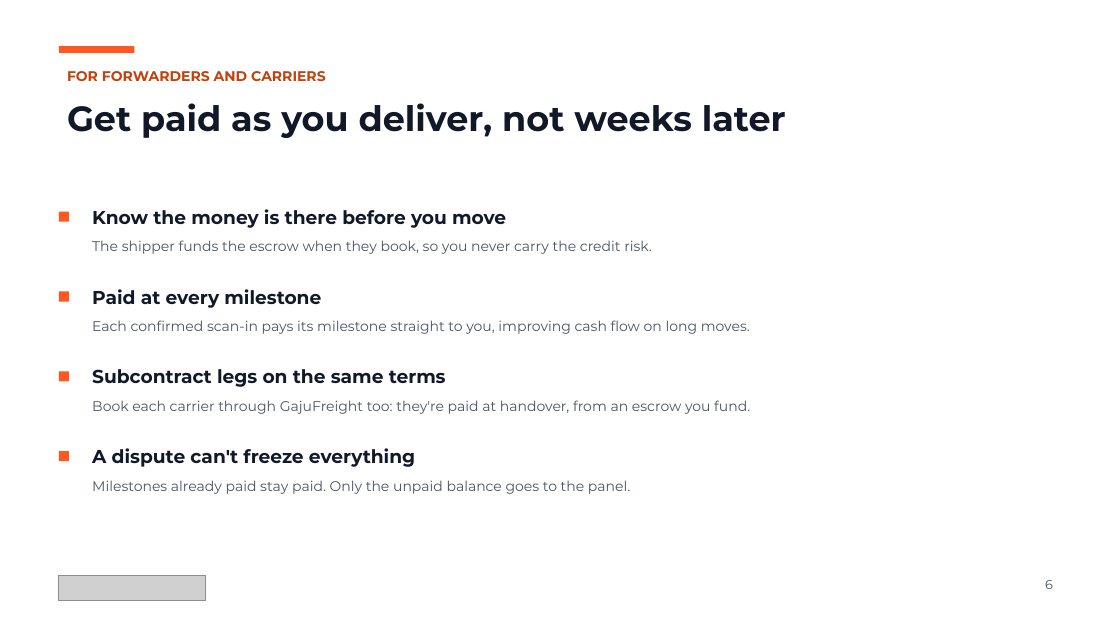
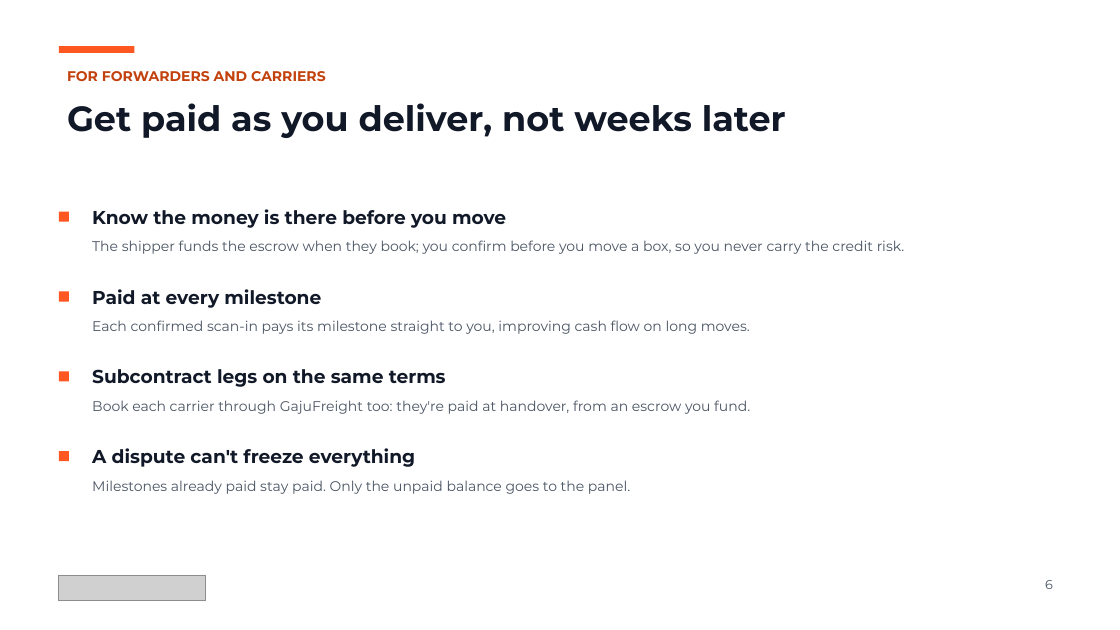
Before and after one commit to shanepreater/gajufreight, a slide deck: slide 6 of docs/pitch/gajufreight-pitch-deck.pptx. Drawn at 1120x630 pixels with LibreOffice and Linux fonts; fonts in the diff are those of the drawing; grey boxes stand for pictures. Boxes give left, top, right and bottom in pixels: in the first picture for what was removed or moved away, otherwise in the second. Text is boxed around its words. In the diff, an @@ line names an element or a change of style, - is before the commit and + after.

Commit message:
docs(ux): apply review of #158 and update the deck for ADR 0018/0019
Independent pragmatic review of #158: four screens still said the fee
came from payouts; the cancel rule now matches the contract (either
side, any time while unconfirmed); the leg carrier's confirm step and
signature counts are in the journeys; repeated and speculative text is
trimmed; the Q12 caveat is restored; and the expiry is set by the app.
The pitch deck now says the forwarder stakes the fee on confirming and
loses it on failing, adds verified businesses, and uses 0.005 Gaju.

```diff
--- a/docs/pitch/gajufreight-pitch-deck.pptx
+++ b/docs/pitch/gajufreight-pitch-deck.pptx
@@ text at (92, 240, 905, 254): text changed @@
-The shipper funds the escrow when they book, so you never carry the credit risk.
+The shipper funds the escrow when they book; you confirm before you move a box, so you never carry the credit risk.
```
Also in this commit, not shown: 3 other slides changed, 12 other files.
